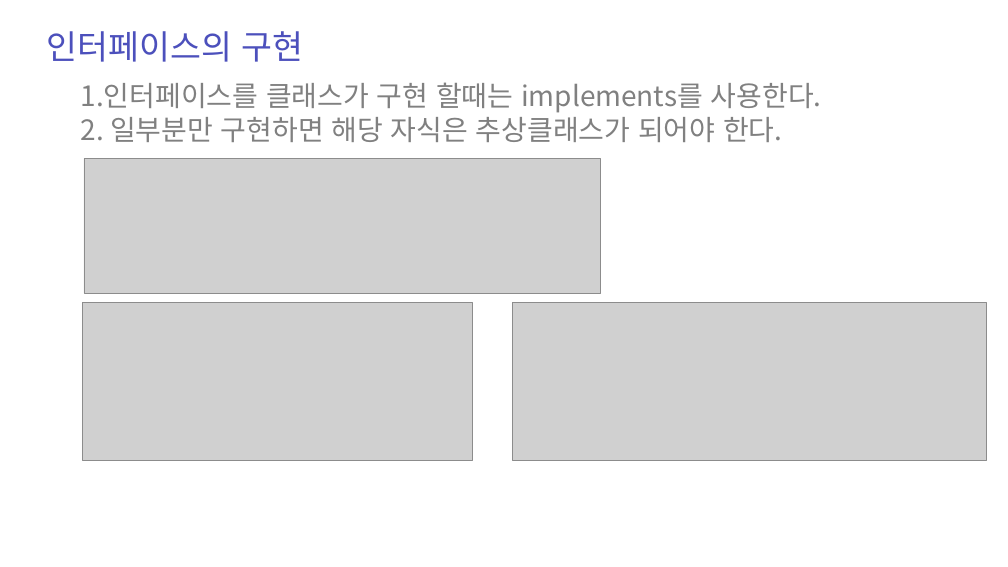
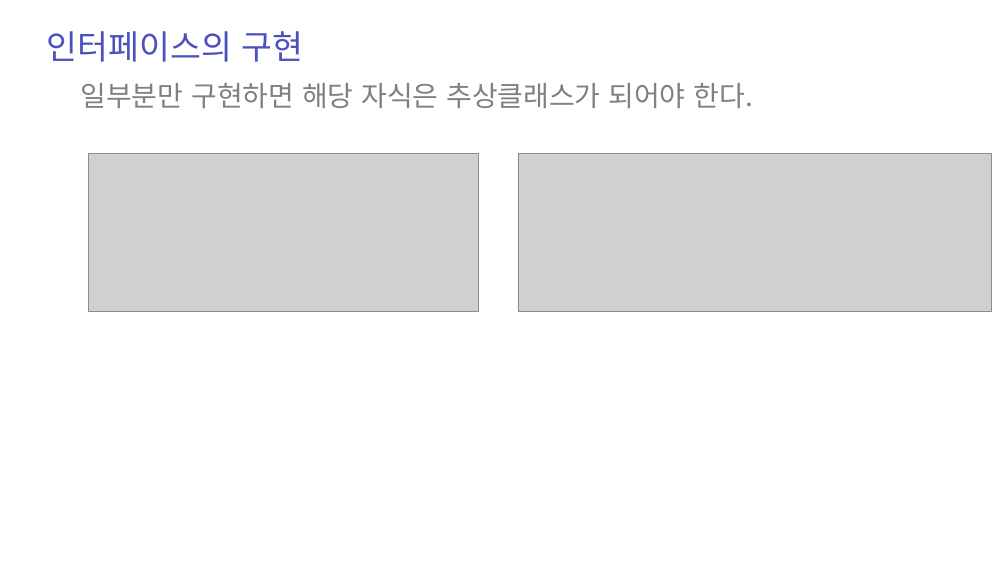
Before and after one commit to zest132/JavaLecture, a slide deck: slide 39 of JavaLecture/LectureFile/java 11강 인터페이스와다형성.pptx (slide 37 before the commit). Drawn at 1008x567 pixels with LibreOffice and Linux fonts; fonts in the diff are those of the drawing; grey boxes stand for pictures. Boxes give left, top, right and bottom in pixels: in the first picture for what was removed or moved away, otherwise in the second. Text is boxed around its words. In the diff, an @@ line names an element or a change of style, - is before the commit and + after.

```diff
--- a/JavaLecture/LectureFile/java 11강 인터페이스와다형성.pptx
+++ b/JavaLecture/LectureFile/java 11강 인터페이스와다형성.pptx
@@ text at [81, 83, 753, 108]: text changed @@
-1.인터페이스를 클래스가 구현 할때는 implements를 사용한다.
-2. 일부분만 구현하면 해당 자식은 추상클래스가 되어야 한다.
+일부분만 구현하면 해당 자식은 추상클래스가 되어야 한다.
@@ picture removed at [84, 159, 600, 293] @@
@@ picture: place and size @@
-picture at [83, 302, 472, 460]
+picture at [88, 153, 478, 311]
@@ picture: place and size @@
-picture at [513, 302, 986, 460]
+picture at [518, 153, 992, 311]
```
Also in this commit, not shown: 6 other slides changed, 31 slides added, 23 slides removed, 26 other files.
